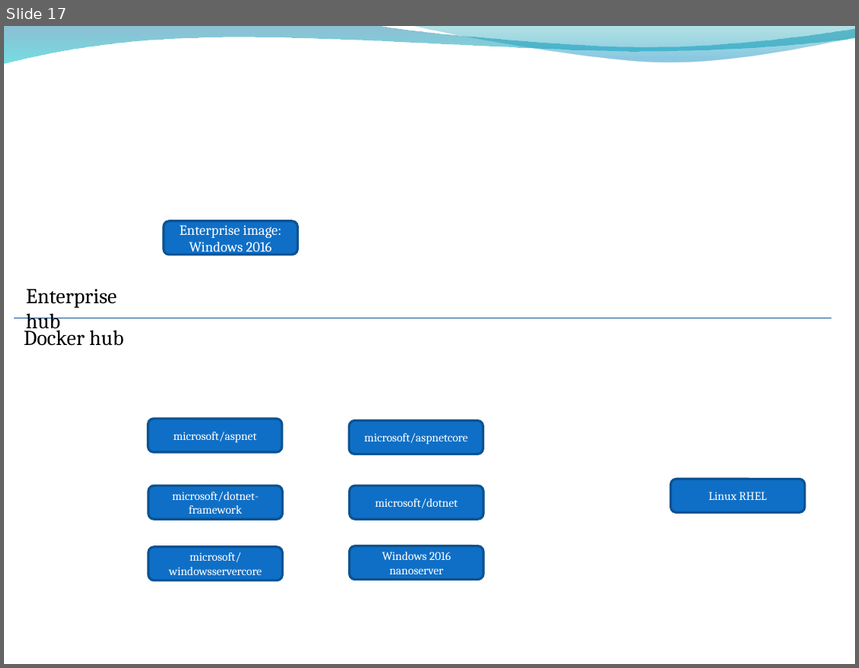
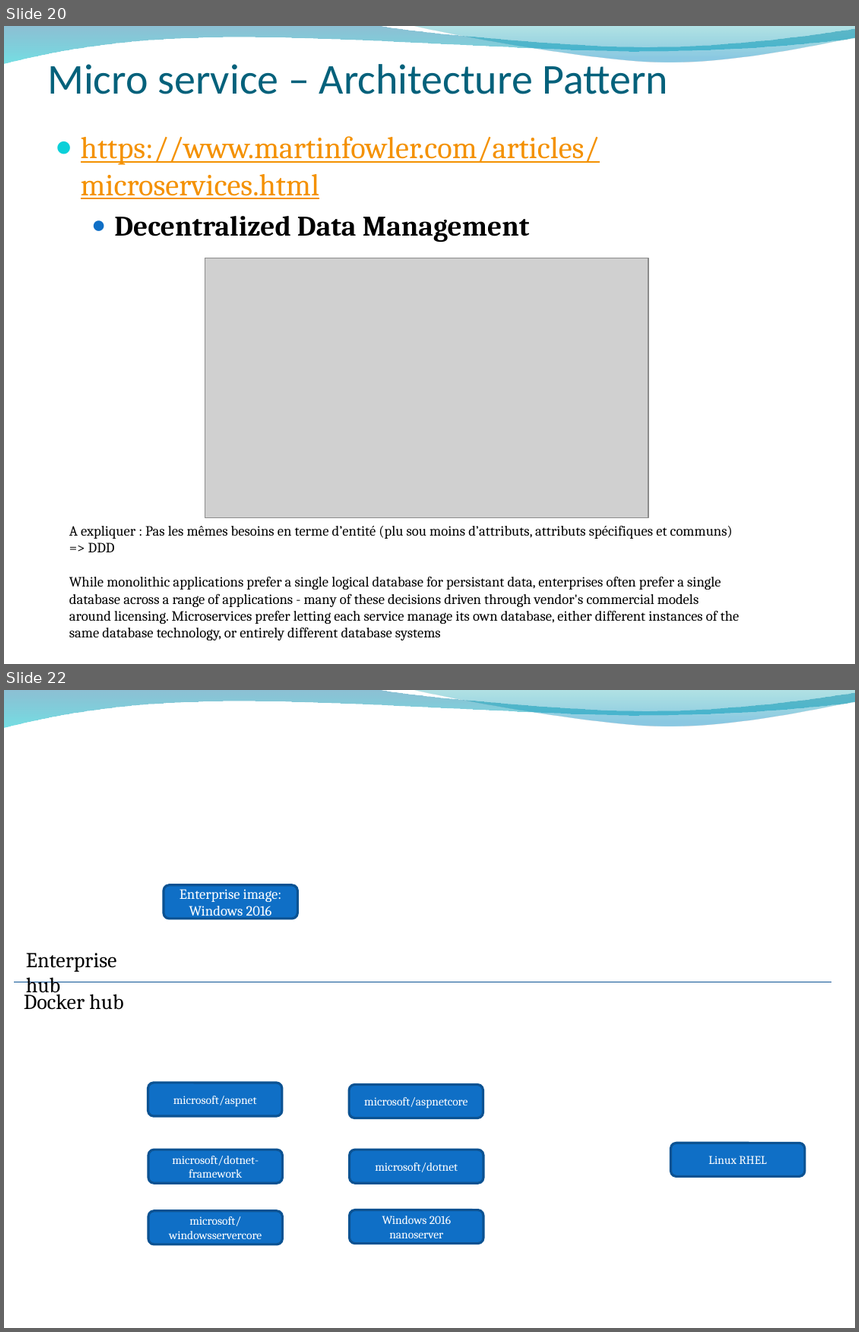
Before and after one commit to ygo74/microsvc, a slide deck: Documentation/Container Architecture.pptx. Shown one above the other, each under a label of ours: slide 17 before the commit, slides 20 and 22 after it; the slides between them are not shown. The pictures are 859x668 and 859x1332 pixels, drawn with LibreOffice and Linux fonts; fonts in the diff are those of the drawing; grey boxes stand for pictures; background and template pictures are left out. Boxes give left, top, right and bottom in pixels: in the first picture for what was removed or moved away, otherwise in the second. Text is boxed around its words. In the diff, an @@ line names an element or a change of style, - is before the commit and + after.

```diff
--- a/Documentation/Container Architecture.pptx
+++ b/Documentation/Container Architecture.pptx
@@ slide 20 added at <box>4,26,855,664</box>, background picture (left out); not listed: 2 template elements that a slide beside it also shows @@
@@ title added at <box>47,59,669,94</box>, 36 pt, text #04617B @@
+Micro service – Architecture Pattern
@@ text added at <box>81,136,600,243</box>, 26 pt, text #F49100, underline @@
+● https://www.martinfowler.com/articles/microservices.html
+  ● Decentralized Data Management
@@ picture added at <box>205,259,649,518</box> @@
@@ text added at <box>69,525,740,641</box>, 12 pt, text #000000 @@
+A expliquer : Pas les mêmes besoins en terme d’entité (plu sou moins d’attributs, attributs spécifiques et communs) => DDD
+While monolithic applications prefer a single logical database for persistant data, enterprises often prefer a single database across a range of applications - many of these decisions driven through vendor's commercial models around licensing. Microservices prefer letting each service manage its own database, either different instances of the same database technology, or entirely different database systems
@@ what was slide 17 is now slide 22 @@
```
Also in this commit, not shown: 3 slides changed, 7 other slides added.
